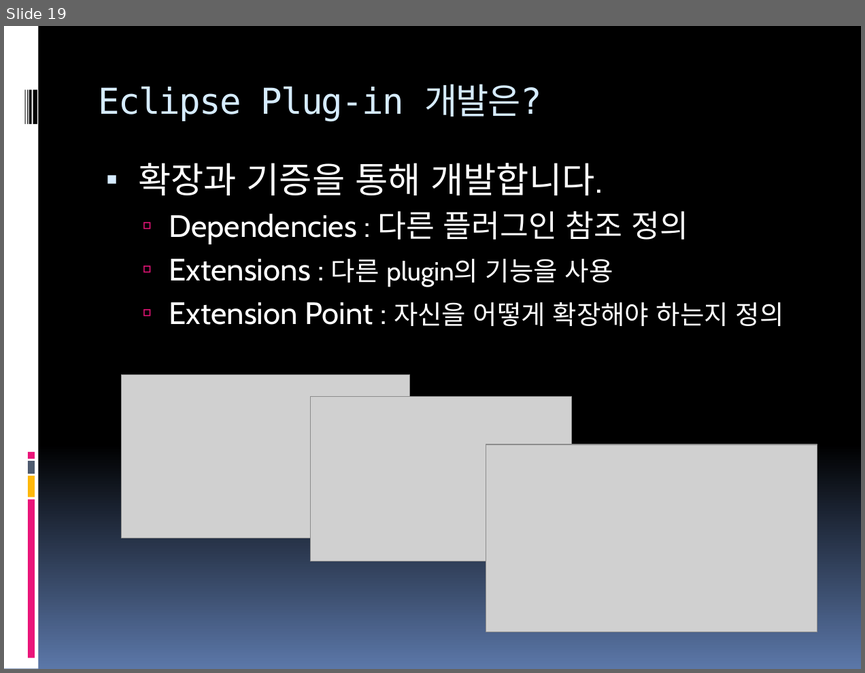
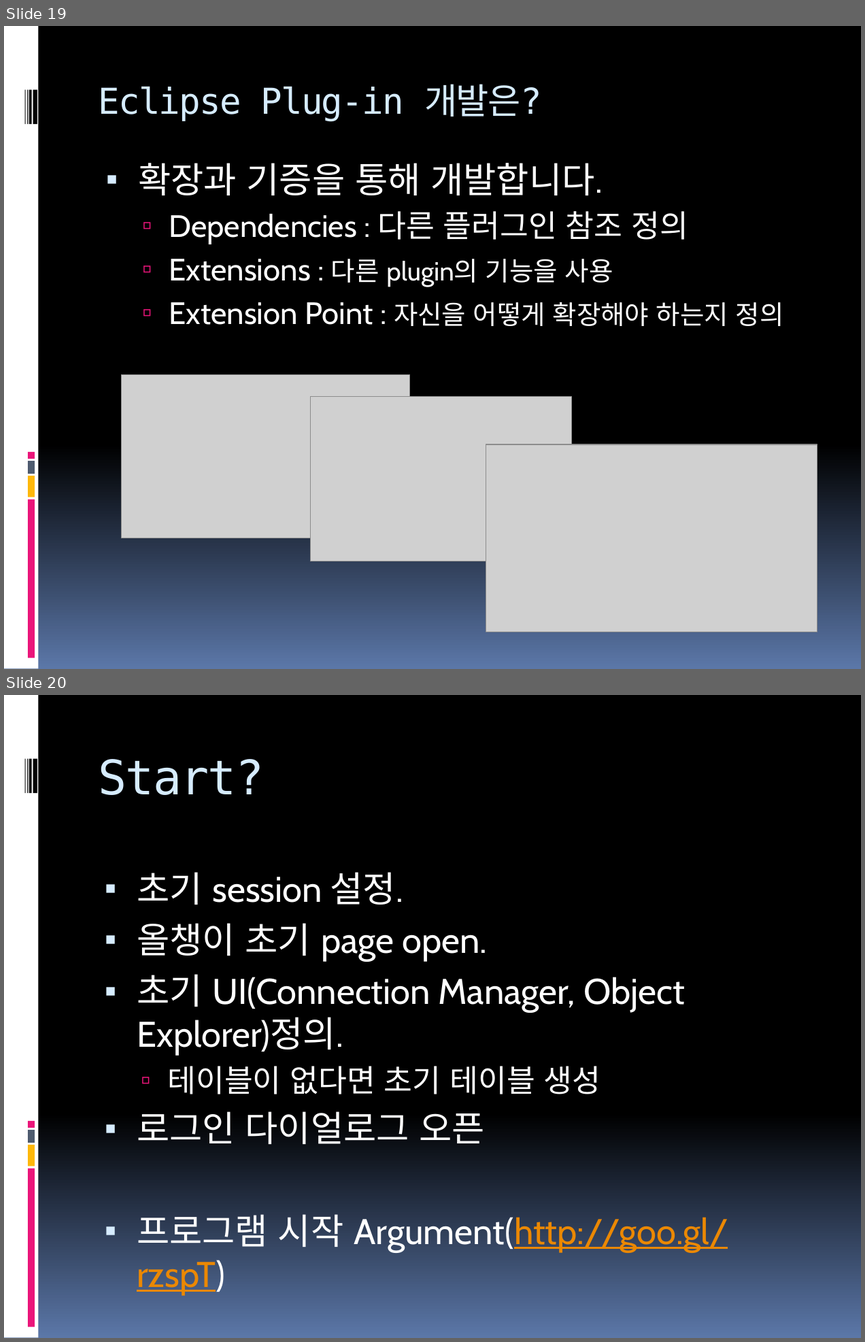
Before and after one commit to hangum/TadpoleForDBTools, a slide deck: targetProject/docs/올챙이로 살펴보는 Eclipse개발.pptx. Shown one above the other, each under a label of ours: slide 19 before the commit, slides 19 and 20 after it. The pictures are 865x673 and 865x1342 pixels, drawn with LibreOffice and Linux fonts; fonts in the diff are those of the drawing; grey boxes stand for pictures. Boxes give left, top, right and bottom in pixels: in the first picture for what was removed or moved away, otherwise in the second. Text is boxed around its words. In the diff, an @@ line names an element or a change of style, - is before the commit and + after.

```diff
--- a/targetProject/docs/올챙이로 살펴보는 Eclipse개발.pptx
+++ b/targetProject/docs/올챙이로 살펴보는 Eclipse개발.pptx
@@ slide 20 added at [4, 695, 861, 1338], background gradient #000000 to #5B77A8; not listed: 9 template elements that a slide beside it also shows @@
@@ title added at [98, 759, 264, 795], 40 pt, text #D6ECFF @@
+Start?
@@ text added at [137, 872, 728, 1295], 30 pt, text #FFFFFF @@
+▪ 초기 session 설정.
+▪ 올챙이 초기 page open.
+▪ 초기 UI(Connection Manager, Object Explorer)정의.
+  ▫ 테이블이 없다면 초기 테이블 생성
+▪ 로그인 다이얼로그 오픈
+▪ 프로그램 시작 Argument(http://goo.gl/rzspT)
```
Also in this commit, not shown: 3 slides changed, 1 other file.
